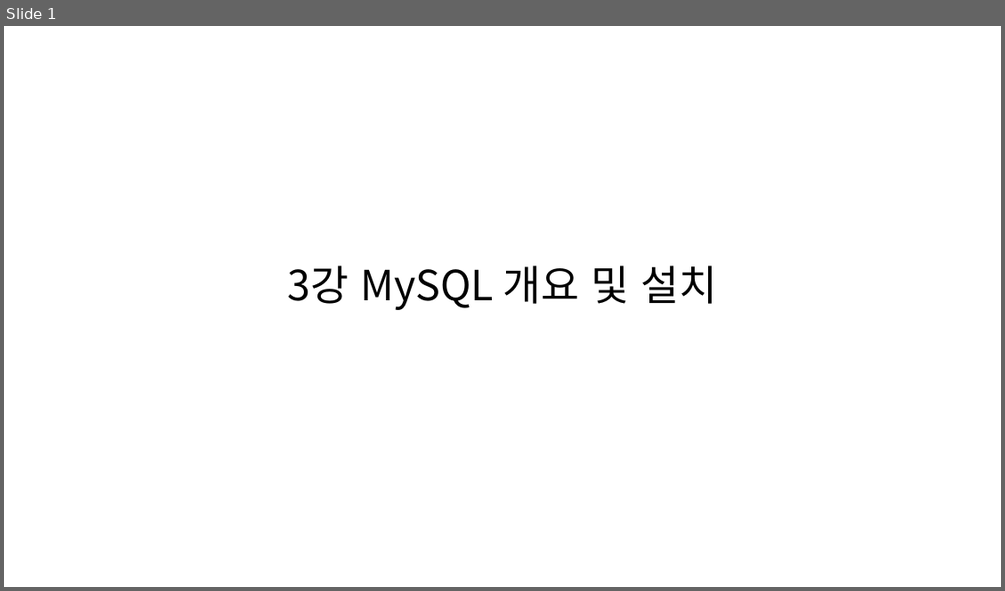
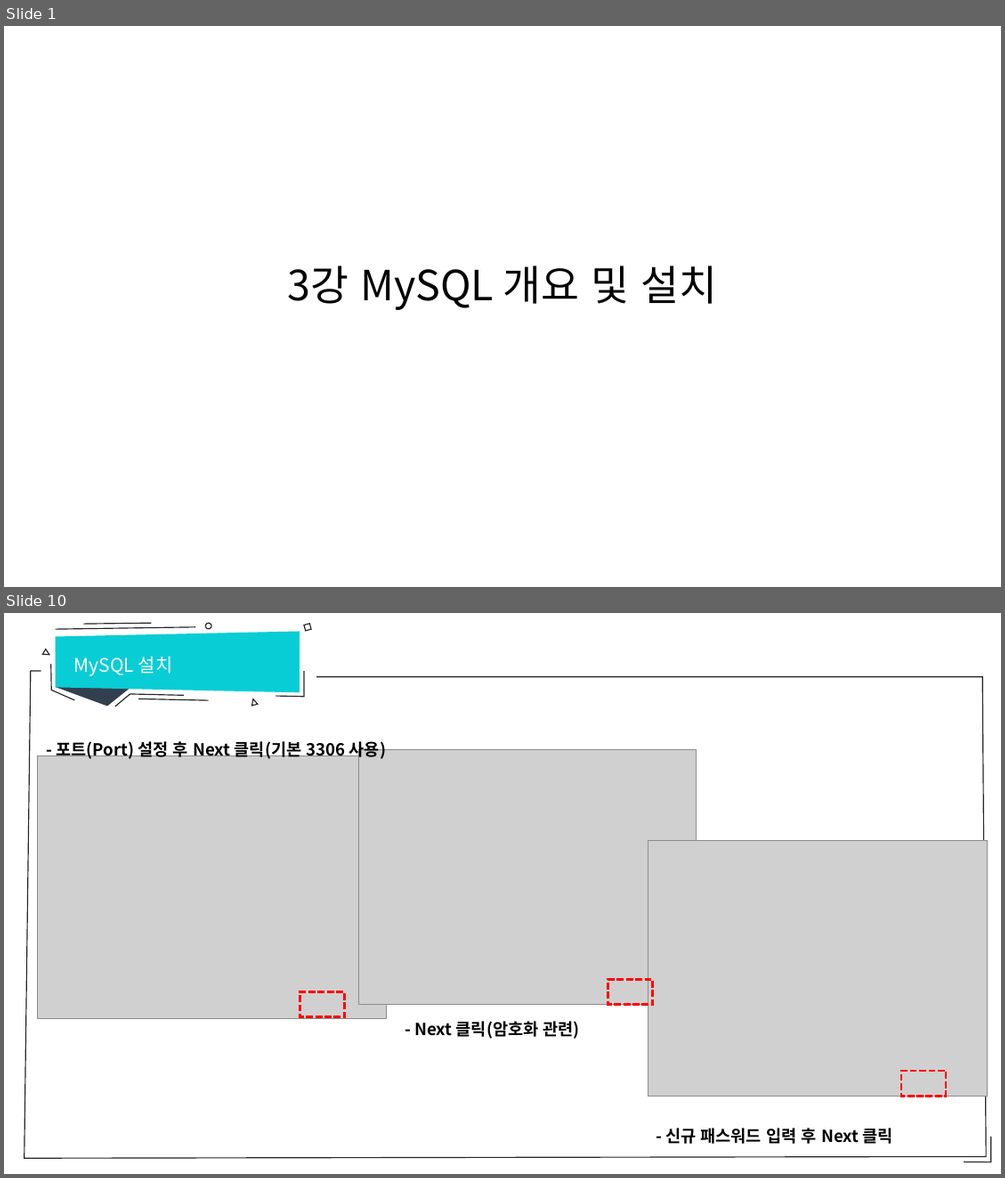
Before and after one commit to sumn-2020/lecture, a slide deck: database/3강 Mysql 개요 및 설치.pptx. Shown one above the other, each under a label of ours: slide 1 before the commit, slides 1 and 10 after it; the slides between them are not shown. The pictures are 1005x591 and 1005x1178 pixels, drawn with LibreOffice and Linux fonts; fonts in the diff are those of the drawing; grey boxes stand for pictures. Boxes give left, top, right and bottom in pixels: in the first picture for what was removed or moved away, otherwise in the second. Text is boxed around its words. In the diff, an @@ line names an element or a change of style, - is before the commit and + after.

```diff
--- a/database/3강 Mysql 개요 및 설치.pptx
+++ b/database/3강 Mysql 개요 및 설치.pptx
@@ slide 10 added at [4,613,1001,1174], background #FFFFFF @@
@@ group added at [42,623,311,706]: 3 triangles, 3 lines, 3 freeform shapes, 1 trapezoid, 1 ellipse, 1 rectangle @@
@@ text added at [74,656,173,676], 18 pt, text #FFFFFF @@
+MySQL 설치
@@ freeform shape added at [24,671,986,1158], fill #FFFFFF, outline #262626 1 pt @@
@@ text added at [56,738,386,761], 16 pt, text #000000, bold @@
+- 포트(Port) 설정 후 Next 클릭(기본 3306 사용)
@@ picture added at [38,755,386,1018] @@
@@ picture added at [358,749,696,1004] @@
@@ picture added at [648,840,987,1096] @@
@@ rectangle added at [608,980,653,1005], outline #FF0000 2.25 pt dashed @@
@@ rectangle added at [300,992,345,1018], outline #FF0000 2.25 pt dashed @@
@@ text added at [414,1021,580,1038], 16 pt, text #000000, bold @@
+- Next 클릭(암호화 관련)
@@ rectangle added at [901,1070,947,1096], outline #FF0000 2.25 pt dashed @@
@@ text added at [665,1127,893,1143], 16 pt, text #000000, bold @@
+- 신규 패스워드 입력 후 Next 클릭
@@ freeform shape added at [963,1136,991,1162], outline #262626 1 pt @@
```
Also in this commit, not shown: 5 slides changed, 7 other slides added, 4 other files.
